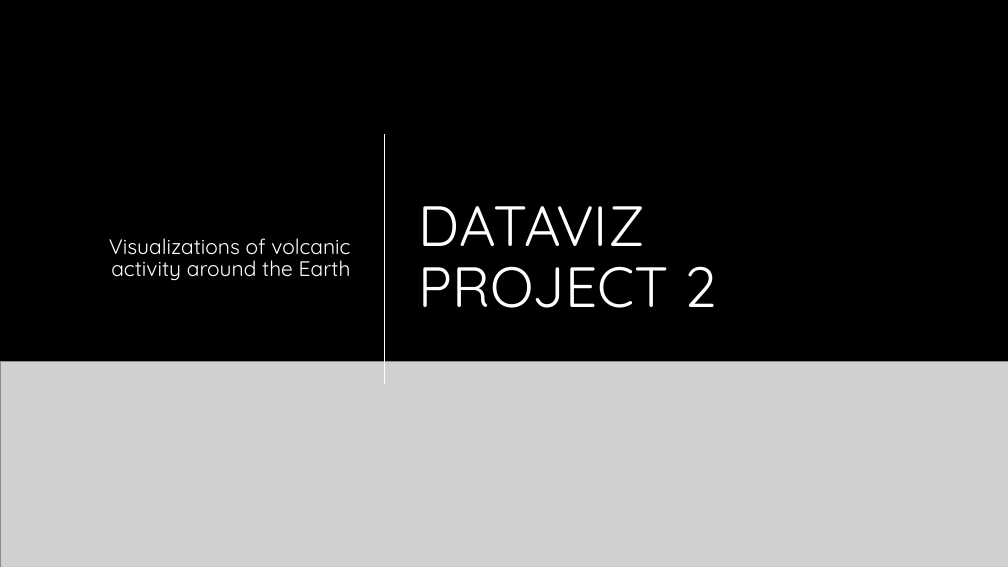
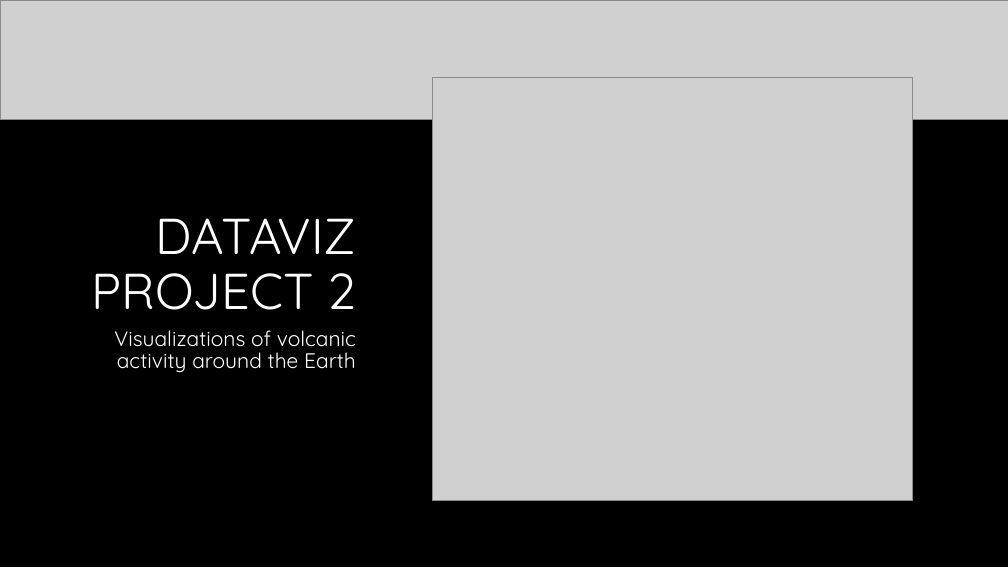
Before and after one commit to ashante112/Project2-Team2, a slide deck: slide 1 of Presentation.pptx. Drawn at 1008x567 pixels with LibreOffice and Linux fonts; fonts in the diff are those of the drawing; grey boxes stand for pictures; background and template pictures are left out. Boxes give left, top, right and bottom in pixels: in the first picture for what was removed or moved away, otherwise in the second. Text is boxed around its words. In the diff, an @@ line names an element or a change of style, - is before the commit and + after.

```diff
--- a/Presentation.pptx
+++ b/Presentation.pptx
@@ picture added at (x1=0, y1=0, x2=1008, y2=119) @@
@@ title "DATAVIZ PROJECT 2" moved from (x1=419, y1=206, x2=716, y2=308) to (x1=92, y1=218, x2=357, y2=310) @@
@@ title "DATAVIZ PROJECT 2" at (x1=92, y1=218, x2=357, y2=310): size 54 to 48 pt; alignment left to right; vertical alignment middle to bottom @@
@@ picture added at (x1=433, y1=78, x2=913, y2=501) @@
@@ line removed from (385, 134) to (385, 383) @@
@@ subtitle "Visualizations of volcanic activity around ..." moved from (x1=109, y1=238, x2=351, y2=281) to (x1=114, y1=330, x2=356, y2=373) @@
@@ subtitle "Visualizations of volcanic activity around ..." at (x1=114, y1=330, x2=356, y2=373): vertical alignment middle to top @@
@@ picture removed at (x1=0, y1=361, x2=1008, y2=567) @@
```
Also in this commit, not shown: 6 other slides changed, 5 slides added, 3 slides removed.
